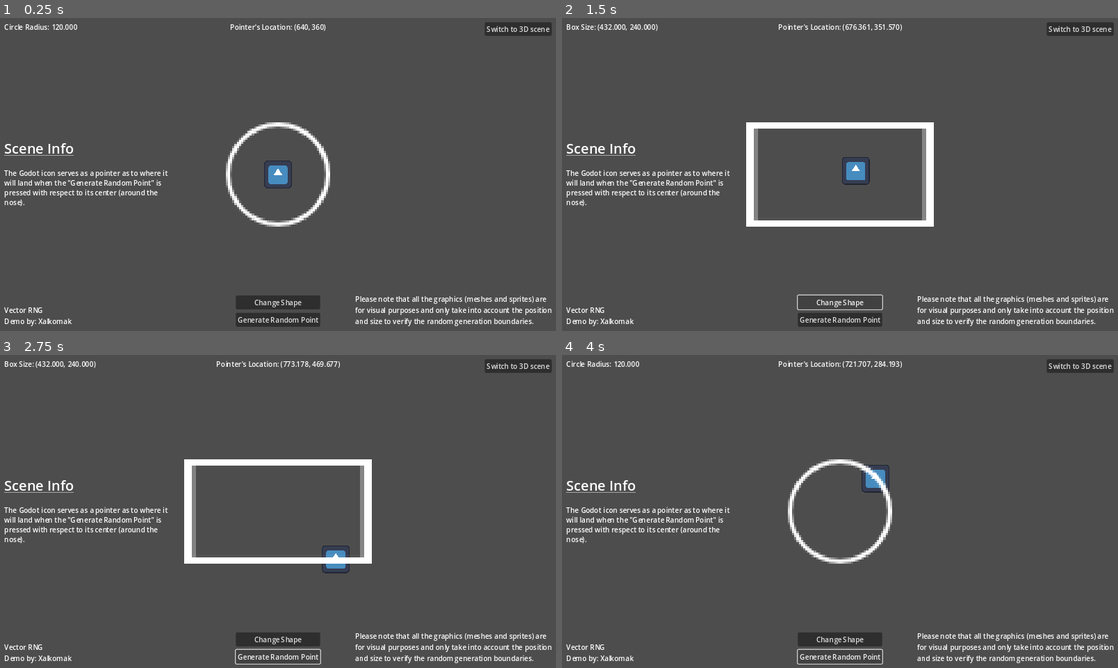
Above: before the commit, frames 1-4 (two rows, left to right).
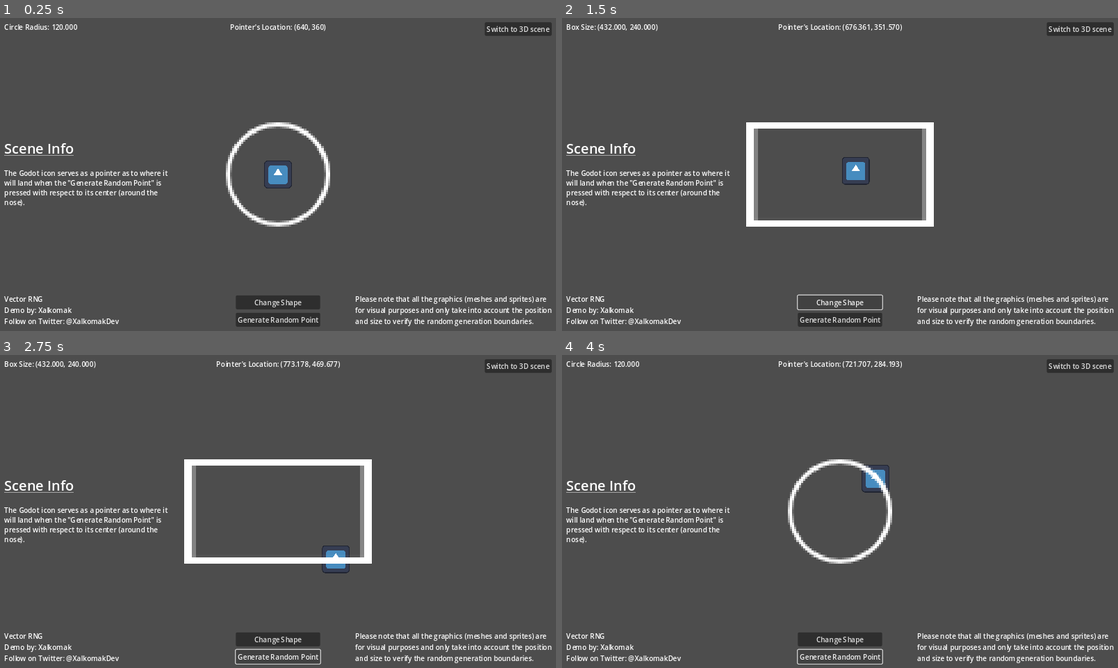
Above: after the commit, the same moments.

Repository: Hassaan-Shaikh/Vector-RNG-Demo
Game: Godot game, scene res://VectorRNG Demo/HUD/HUD.tscn
Same seed, same stepped clock (60 frames per second), same inputs: the game is played once before the commit and once after it. The engine's default icon, where the game draws it, is replaced by a stand-in: a white triangle on a blue panel in a dark square.
Inputs:
- Up to frame 1 (0.25 s): no input
- Up to frame 2 (1.5 s): click "Generate Random Point" at 0.5 s; click "Change Shape" at 1.25 s
- Up to frame 3 (2.75 s): click "Generate Random Point" at 2 s
- Up to frame 4 (4 s): click "Change Shape" at 2.75 s; click "Generate Random Point" at 3.5 s

The runs differ from the first frame. In frame 1, 0.4% of the frame differs, in the area x 0-22%, y 88-99%; in frame 2, 0.4%; in frame 3, 0.4%; in frame 4, 0.4%.

Commit message:
Update HUD scene

Diff:
--- a/Vector RNG Demo/VectorRNG Demo/HUD/HUD.tscn
+++ b/Vector RNG Demo/VectorRNG Demo/HUD/HUD.tscn
@@ -42,7 +42,8 @@
 offset_bottom = -10.0
 grow_vertical = 0
 text = "Vector RNG
-Demo by: Xalkomak"
+Demo by: Xalkomak
+Follow on Twitter: @XalkomakDev"
 
 [node name="Discalimer" type="Label" parent="."]
 z_index = 1
